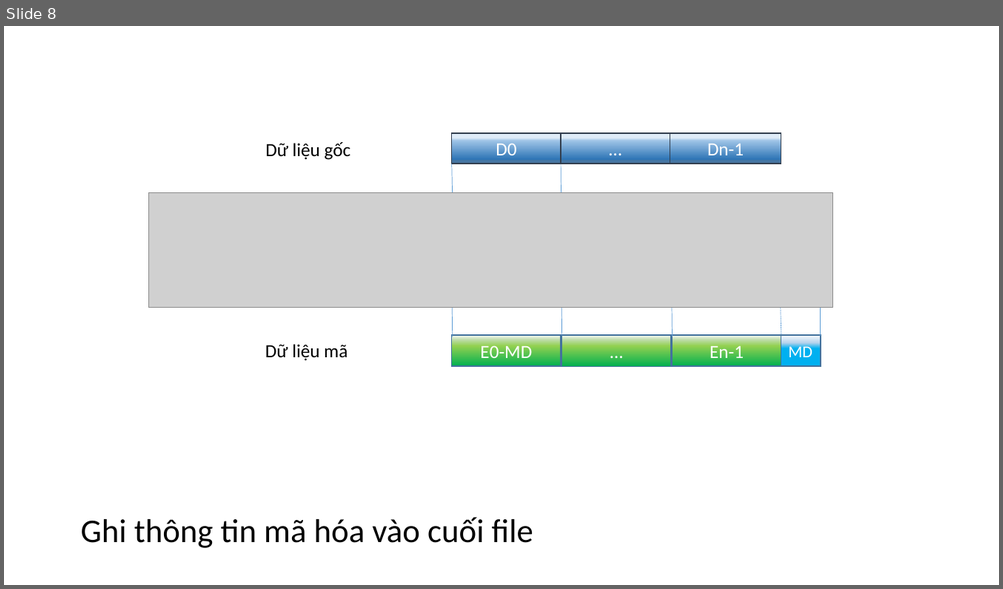
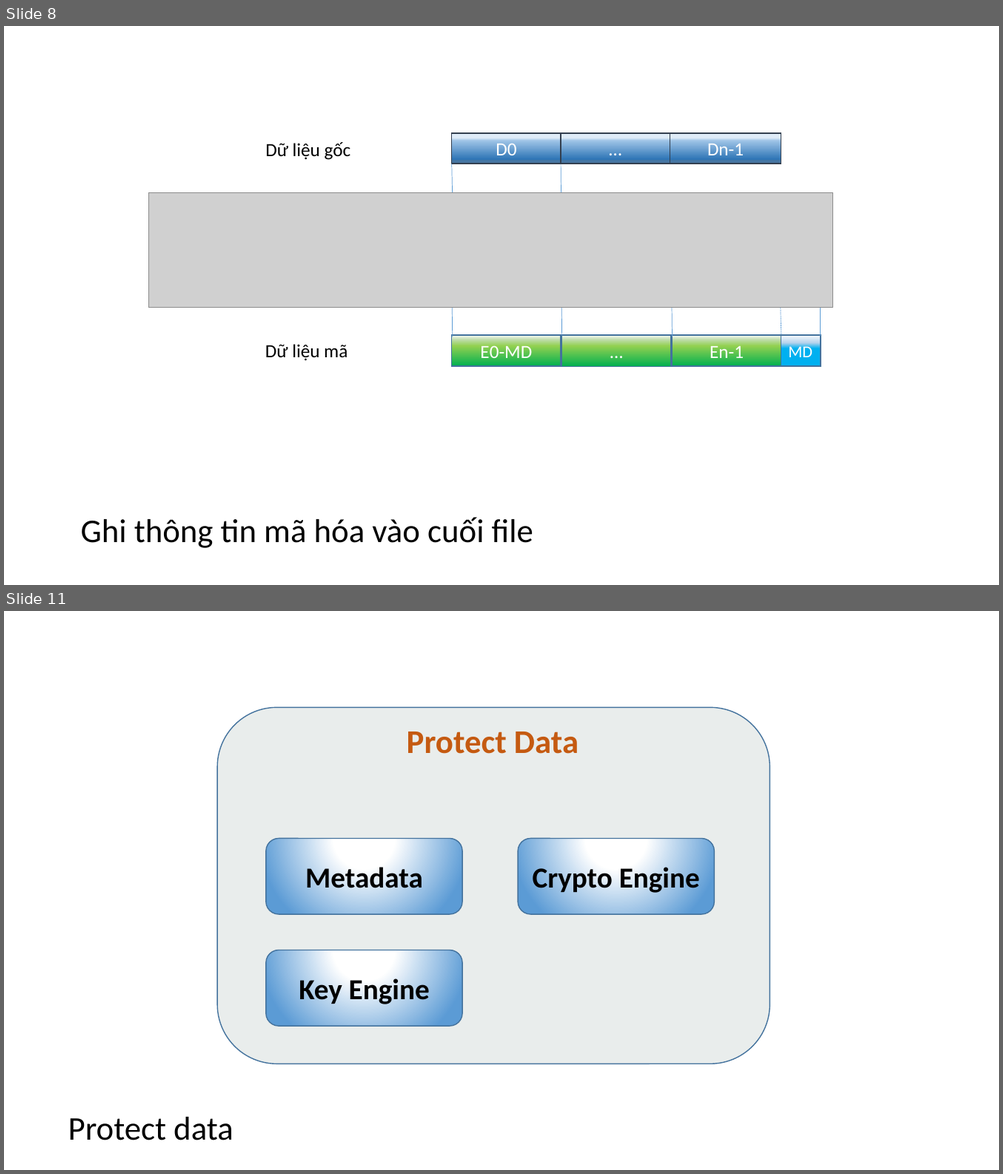
Before and after one commit to dotrungduchd/LUANVAN, a slide deck: Document/SODO.pptx. Shown one above the other, each under a label of ours: slide 8 before the commit, slides 8 and 11 after it; the slides between them are not shown. The pictures are 1003x589 and 1003x1174 pixels, drawn with LibreOffice and Linux fonts; fonts in the diff are those of the drawing; grey boxes stand for pictures. Boxes give left, top, right and bottom in pixels: in the first picture for what was removed or moved away, otherwise in the second. Text is boxed around its words. In the diff, an @@ line names an element or a change of style, - is before the commit and + after.

```diff
--- a/Document/SODO.pptx
+++ b/Document/SODO.pptx
@@ slide 11 added at (x1=4, y1=611, x2=999, y2=1170), background #FFFFFF @@
@@ rounded rectangle added at (x1=217, y1=707, x2=769, y2=1064), fill #E9EDEC, outline #43739E 1 pt @@
@@ text added at (x1=407, y1=732, x2=578, y2=754), 32 pt, text #C55A11, bold @@
+Protect Data
@@ rounded rectangle added at (x1=266, y1=839, x2=462, y2=914), fill gradient #FFFFFF to #5B9BD5, outline #43739E 1 pt, 28 pt, text #000000, bold @@
+Metadata
@@ rounded rectangle added at (x1=518, y1=839, x2=714, y2=914), fill gradient #FFFFFF to #5B9BD5, outline #43739E 1 pt, 28 pt, text #000000, bold @@
+Crypto Engine
@@ rounded rectangle added at (x1=266, y1=951, x2=462, y2=1027), fill gradient #FFFFFF to #5B9BD5, outline #43739E 1 pt, 28 pt, text #000000, bold @@
+Key Engine
@@ text added at (x1=68, y1=1117, x2=233, y2=1141), 32 pt, text #000000 @@
+Protect data
```
Also in this commit, not shown: 1 slide changed, 3 other slides added, 1 other file.
